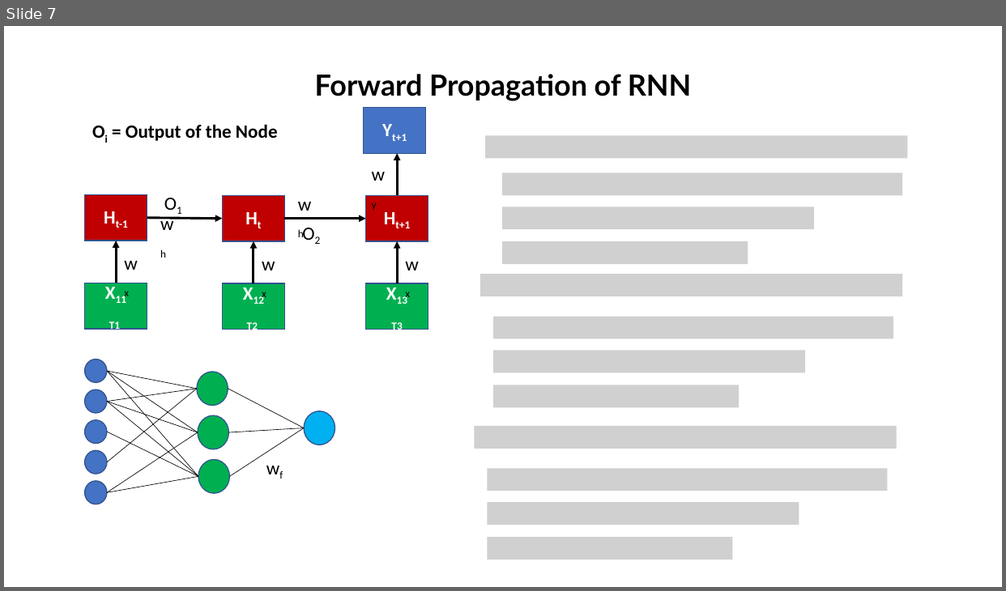
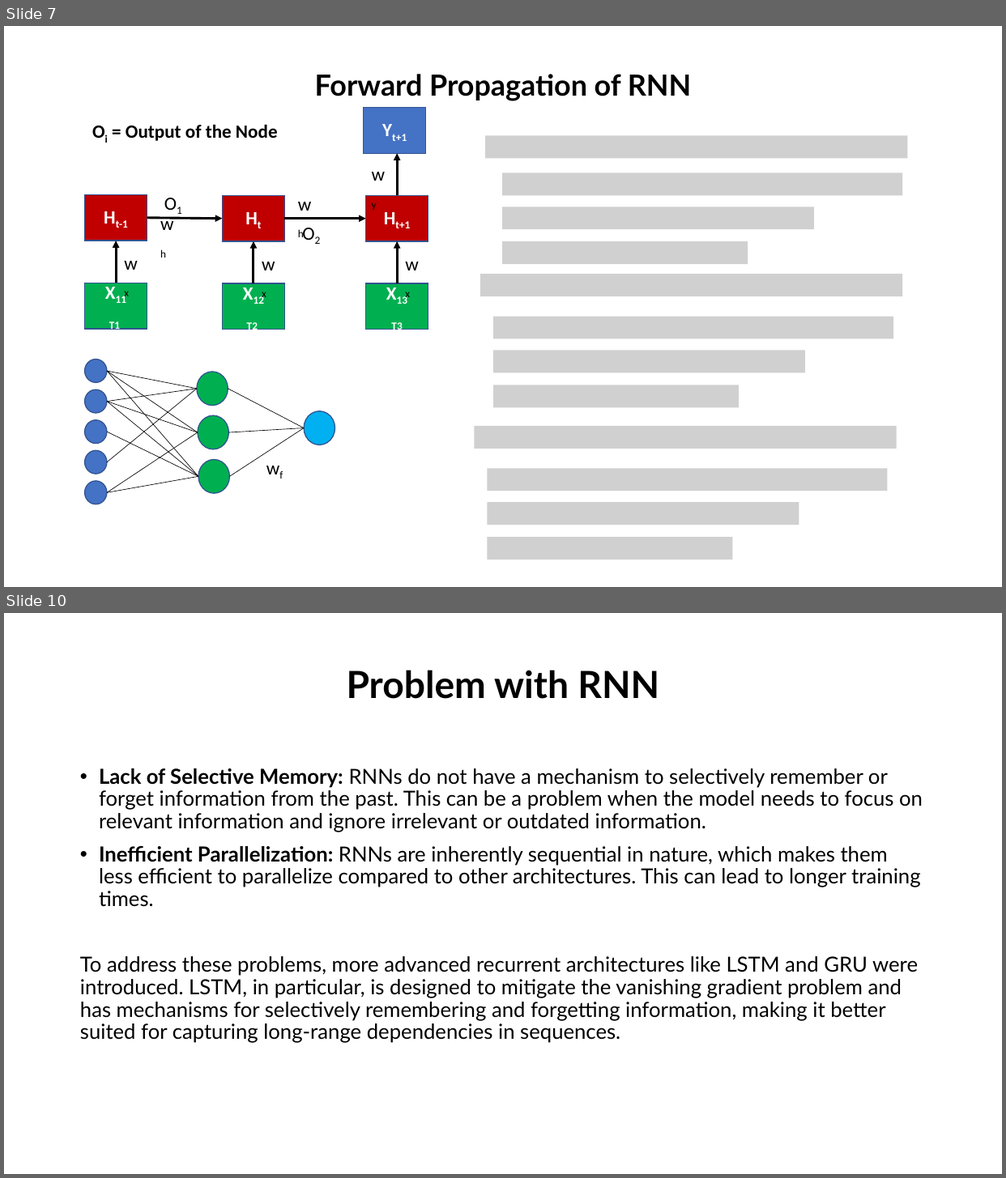
Before and after one commit to alaminbhuyan/ML_DL_AI_Files, a slide deck: DEEP LEARNING/RNN/RNN Concept.pptx. Shown one above the other, each under a label of ours: slide 7 before the commit, slides 7 and 10 after it; the slides between them are not shown. The pictures are 1006x591 and 1006x1178 pixels, drawn with LibreOffice and Linux fonts; fonts in the diff are those of the drawing; grey boxes stand for pictures. Boxes give left, top, right and bottom in pixels: in the first picture for what was removed or moved away, otherwise in the second. Text is boxed around its words. In the diff, an @@ line names an element or a change of style, - is before the commit and + after.

Commit message:
write something on LSTM

```diff
--- a/DEEP LEARNING/RNN/RNN Concept.pptx
+++ b/DEEP LEARNING/RNN/RNN Concept.pptx
@@ slide 10 added at box(4, 613, 1002, 1174), background #FFFFFF @@
@@ title added at box(347, 670, 659, 699), 36 pt, text #000000, bold @@
+Problem with RNN
@@ text added at box(80, 769, 923, 1043), 20 pt, text #000000 @@
+• Lack of Selective Memory: RNNs do not have a mechanism to selectively remember or forget information from the past. This can be a problem when the model needs to focus on relevant information and ignore irrelevant or outdated information.
+• Inefficient Parallelization: RNNs are inherently sequential in nature, which makes them less efficient to parallelize compared to other architectures. This can lead to longer training times.
+To address these problems, more advanced recurrent architectures like LSTM and GRU were introduced. LSTM, in particular, is designed to mitigate the vanishing gradient problem and has mechanisms for selectively remembering and forgetting information, making it better suited for capturing long-range dependencies in sequences.
```
Also in this commit, not shown: 3 slides changed, 11 other slides added, 1 slide removed.
